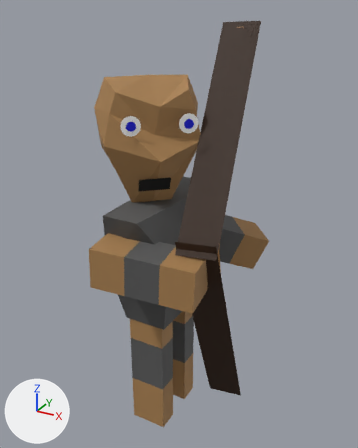
Two versions of the OBJ model King Of Kings Docs/Models/archer3f.obj, one commit apart.
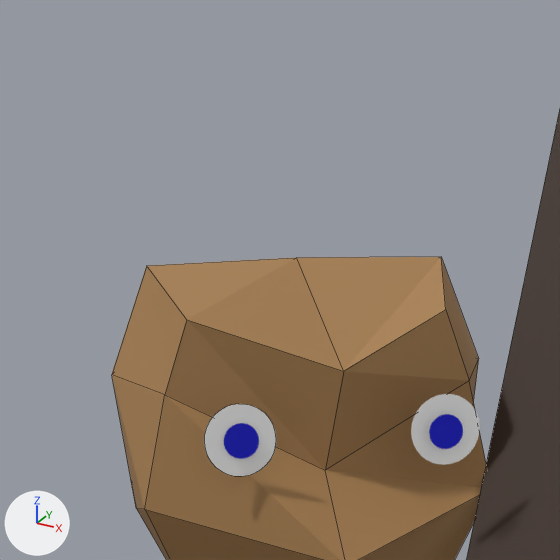
Old and new are each drawn whole from a camera (50 mm lens) standing at (3.62, -6.6, 6.96) and looking at (0.08, -0.17, 3.75) and again close up on the part from 18% to 62% of the width and 0% to 36% of the height. Every picture has the same lights, and +X, +Y and +Z are marked at lower left. The close-ups show mesh edges as thin lines. Where no turn or scale is listed for an object, it has been applied to the vertices.
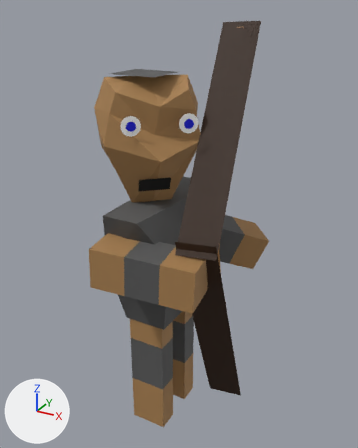
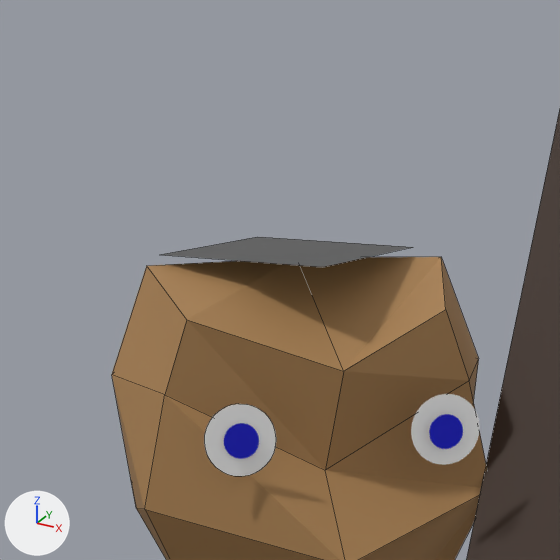
Location of each change, [x1, y1, x2, y2] in pixels of the close-ups (560 x 560 px):
```json
{"object": "Plane.004_Plane.001", "change": "added", "after": [161, 237, 412, 267]}
```

The change, as JSON lines over the scene's bpy script:
```json
{"op": "add", "block": "me_plane_004_plane_001", "code": ["me_plane_004_plane_001 = bpy.data.meshes.new('Plane.004_Plane.001')", "me_plane_004_plane_001.from_pydata([(-0.671, -0.845, 6.107), (0.078, -0.845, 6.107), (-0.671, -0.147, 6.107), (0.078, -0.147, 6.107)], [], [(0, 1, 3, 2)])", "me_plane_004_plane_001.materials.append(mat_material_008)  # dark grey #585858"]}
{"op": "add", "block": "ob_plane_004_plane_001", "code": ["ob_plane_004_plane_001 = bpy.data.objects.new('Plane.004_Plane.001', me_plane_004_plane_001)", "ob_plane_004_plane_001.location = (0.0, 0.0, 0.0)"]}
```
